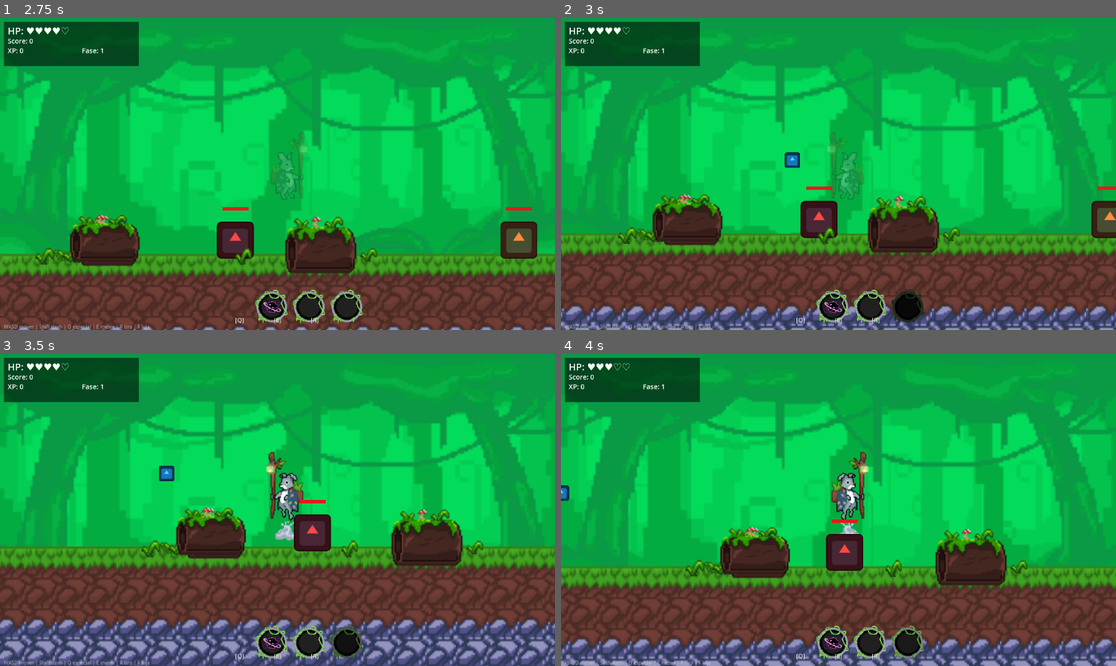
Above: before the commit, frames 1-4 (two rows, left to right).
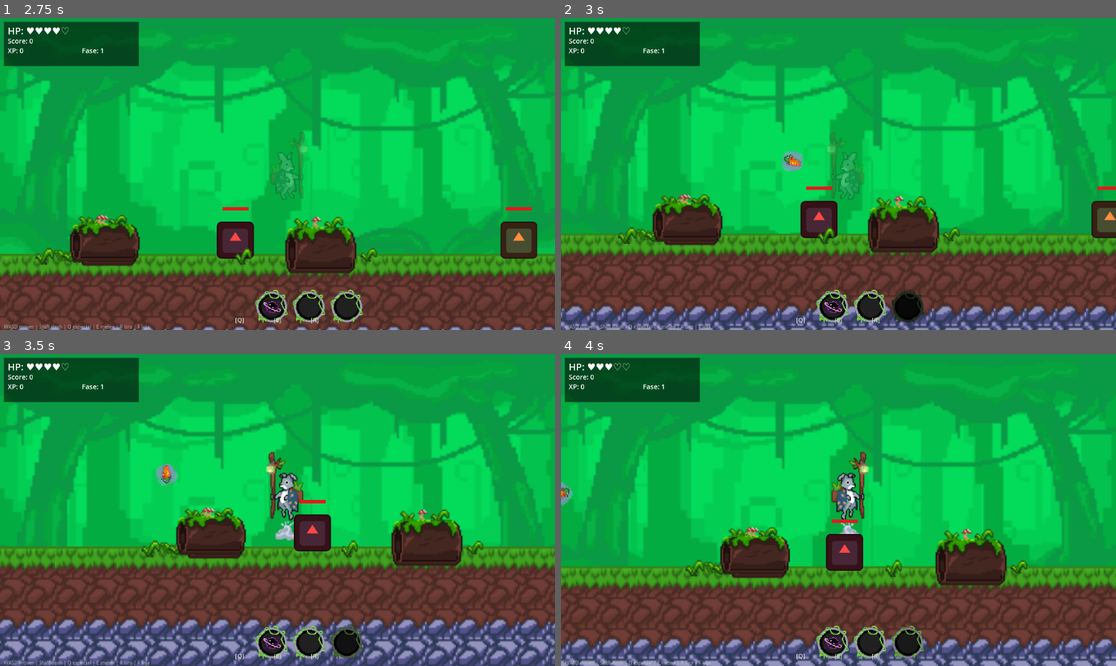
Above: after the commit, the same moments.

Repository: godoygodoygodoy/bunnytales-tcc
Game: Godot game, scene res://scenes/ui/main_menu.tscn
The game is run twice, just before and just after one commit, with the same random seed, the same clock (stepped at 60 frames per second) and the same inputs. The engine's default icon, where the game draws it, is replaced by a stand-in: a white triangle on a blue panel in a dark square.
Inputs:
- Up to frame 1 (2.75 s): click "Novo Jogo" at 0.5 s; tap Enter at 1.25 s; hold D (move_right) from 1.28 s (still down); tap Q at 1.35 s; tap Space (jump) at 1.52, 2.27 s; tap E at 2.1 s
- Up to frame 2 (3 s): release D (move_right) at 2.78 s; hold A (move_left) from 2.78 s (still down); tap R at 2.85 s
- Up to frame 3 (3.5 s): keep holding A (move_left)
- Up to frame 4 (4 s): release A (move_left) at 3.53 s; hold D (move_right) from 3.53 s (still down); tap Shift at 3.6 s; tap Space (jump) at 3.77 s

Frame 1 is identical in both runs. In frame 2, 0.2% of the frame differs, in the area x 39-44%, y 42-50%; in frame 3, 0.2%; in frame 4, 0.1%.

Commit message:
Projétil: textura e saque flutuante

Diff:
--- a/scripts/entities/projectile.gd
+++ b/scripts/entities/projectile.gd
@@ -8,14 +8,27 @@
 var damage: int = 2
 var _age: float = 0.0
 
+var _sprite: Sprite2D
+var _rng := RandomNumberGenerator.new()
+var _float_amp: float = 5.0
+var _float_speed: float = 12.0
+var _float_phase: float = 0.0
+var _spin_speed: float = 0.0
+
 func _ready() -> void:
 	add_to_group("player_attack")
+	_rng.randomize()
+	_float_amp = _rng.randf_range(3.0, 7.0)
+	_float_speed = _rng.randf_range(10.0, 16.0)
+	_float_phase = _rng.randf_range(0.0, TAU)
+	_spin_speed = _rng.randf_range(-6.0, 6.0)
 
-	var sprite := Sprite2D.new()
-	sprite.texture = load("res://assets/icons/icon.svg")  # placeholder - troque pelo sprite real
-	sprite.scale = Vector2(0.25, 0.25)
-	sprite.modulate = Color(0.3, 0.85, 1.0)
-	add_child(sprite)
+	_sprite = Sprite2D.new()
+	_sprite.texture = load("res://assets/textures/effects/basic-attack.png")
+	if not _sprite.texture:
+		_sprite.texture = load("res://assets/icons/icon.svg")
+	_sprite.scale = Vector2(0.25, 0.25)
+	add_child(_sprite)
 
 	var col := CollisionShape2D.new()
 	var shape := CircleShape2D.new()
@@ -34,5 +47,9 @@
 func _process(delta: float) -> void:
 	_age += delta
 	position.x += SPEED * direction * delta
+	# “Saque flutuante”: visual flutua/rodopia, mas o hitbox segue reto
+	if is_instance_valid(_sprite):
+		_sprite.position.y = sin(_age * _float_speed + _float_phase) * _float_amp
+		_sprite.rotation += _spin_speed * delta
 	if _age >= LIFETIME:
 		queue_free()
Binary file added: assets/textures/effects/basic-attack.aseprite
Binary file added: assets/textures/effects/basic-attack.png
Not shown, added: assets/textures/effects/basic-attack.png.import
